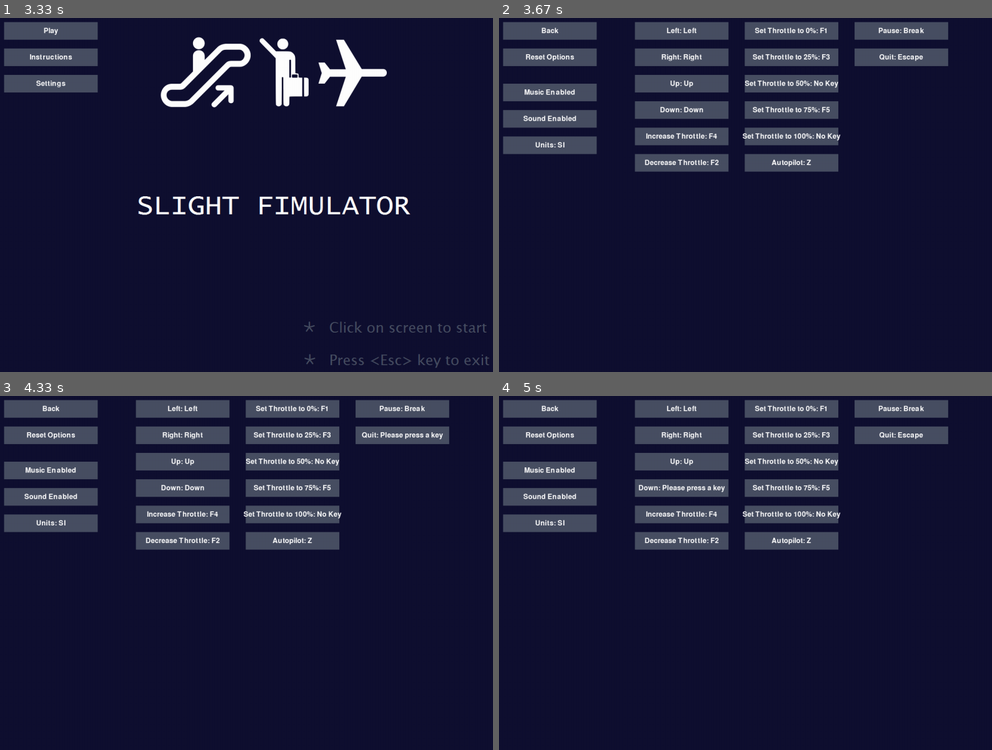
Above: before the commit, frames 1-4 (two rows, left to right).
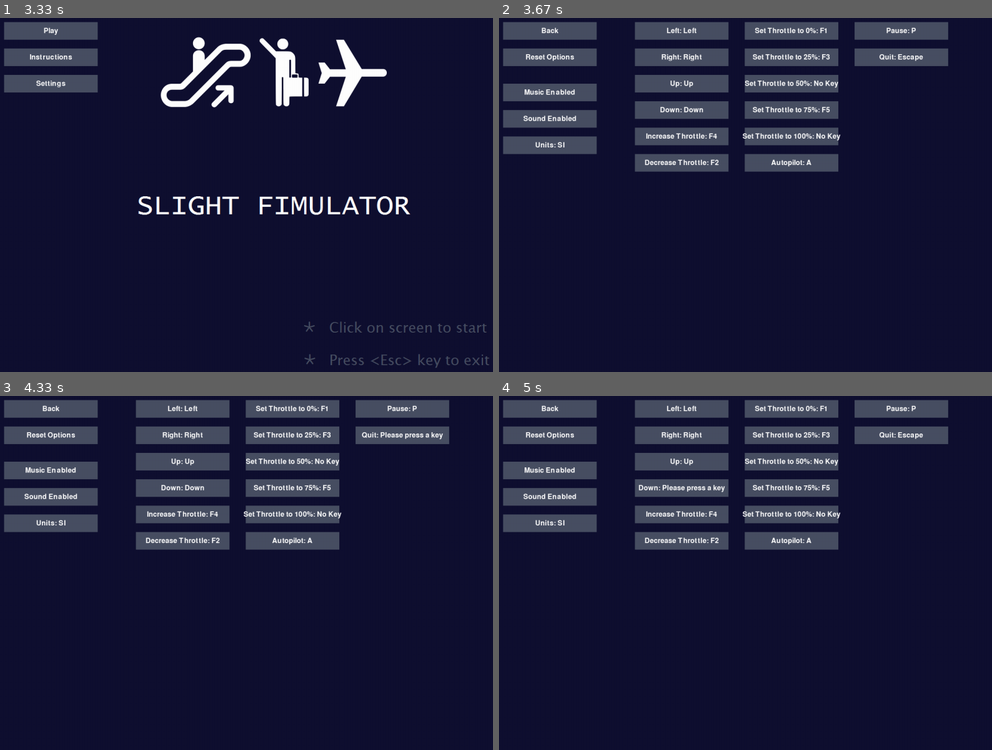
Above: after the commit, the same moments.

Repository: haofoss/slight-fimulator
Game: pygame game, started from __main__.py
Same seed, same stepped clock (60 frames per second), same inputs: the game is played once before the commit and once after it.
Inputs (mouse positions are in pixels of both pictures, inside the frame that each line leads up to):
- Up to frame 1 (3.33 s): hold Right 0.33-0.8 s
- Up to frame 2 (3.67 s): press the mouse at (548, 85) at 3.43 s; move the mouse to (755, 85) at 3.53 s; move the mouse to (957, 88) at 3.63 s
- Up to frame 3 (4.33 s): release the mouse at (458, 466) at 3.67 s; press the mouse at (49, 470) at 3.77 s; move the mouse to (236, 456) at 3.87 s; move the mouse to (423, 438) at 3.97 s; release the mouse at (423, 438) at 4 s; press the mouse at (49, 470) at 4.1 s; move the mouse to (113, 466) at 4.2 s; move the mouse to (177, 466) at 4.3 s
- Up to frame 4 (5 s): release the mouse at (676, 466) at 4.33 s; click "Down: Down" at 4.45 s; press the mouse at (548, 495) at 4.77 s; move the mouse to (646, 470) at 4.87 s; move the mouse to (745, 442) at 4.97 s

Frame 1 is identical in both runs. In frame 2, 0.2% of the frame differs, in the area x 55-87%, y 2-42%; in frame 3, 0.2%; in frame 4, 0.2%.

Commit message:
Changed the default controls.

Diff:
--- a/game.py
+++ b/game.py
@@ -83,8 +83,8 @@
             'throttle-50': -1,
             'throttle-75': pygame.K_F5,
             'throttle-100': -1,
-            'autopilot': pygame.K_z,
-            'pause': pygame.K_PAUSE,
+            'autopilot': pygame.K_a,
+            'pause': pygame.K_p,
             'quit': pygame.K_ESCAPE
         }
     }
Not shown, changed: README.md
